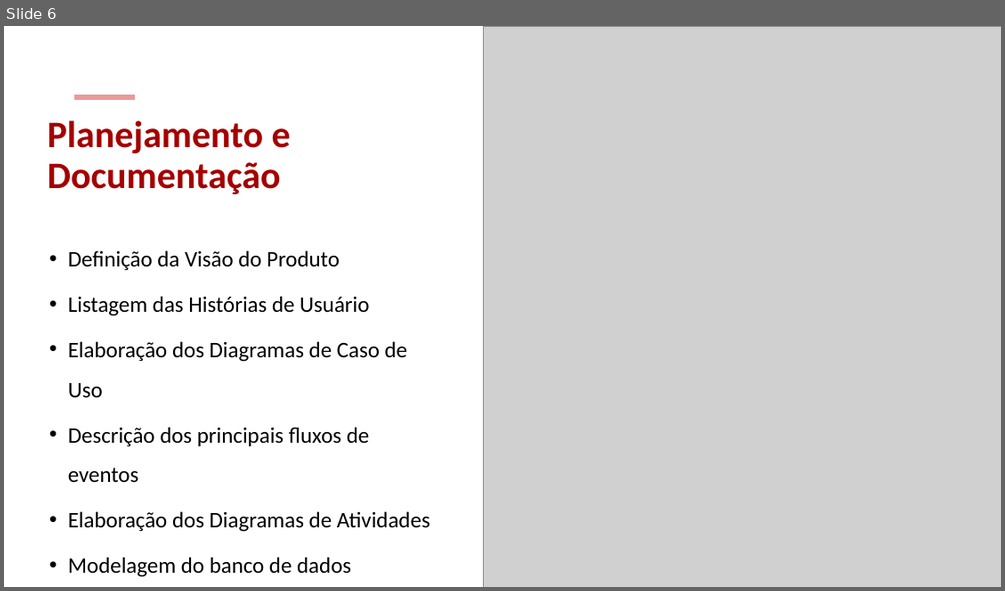
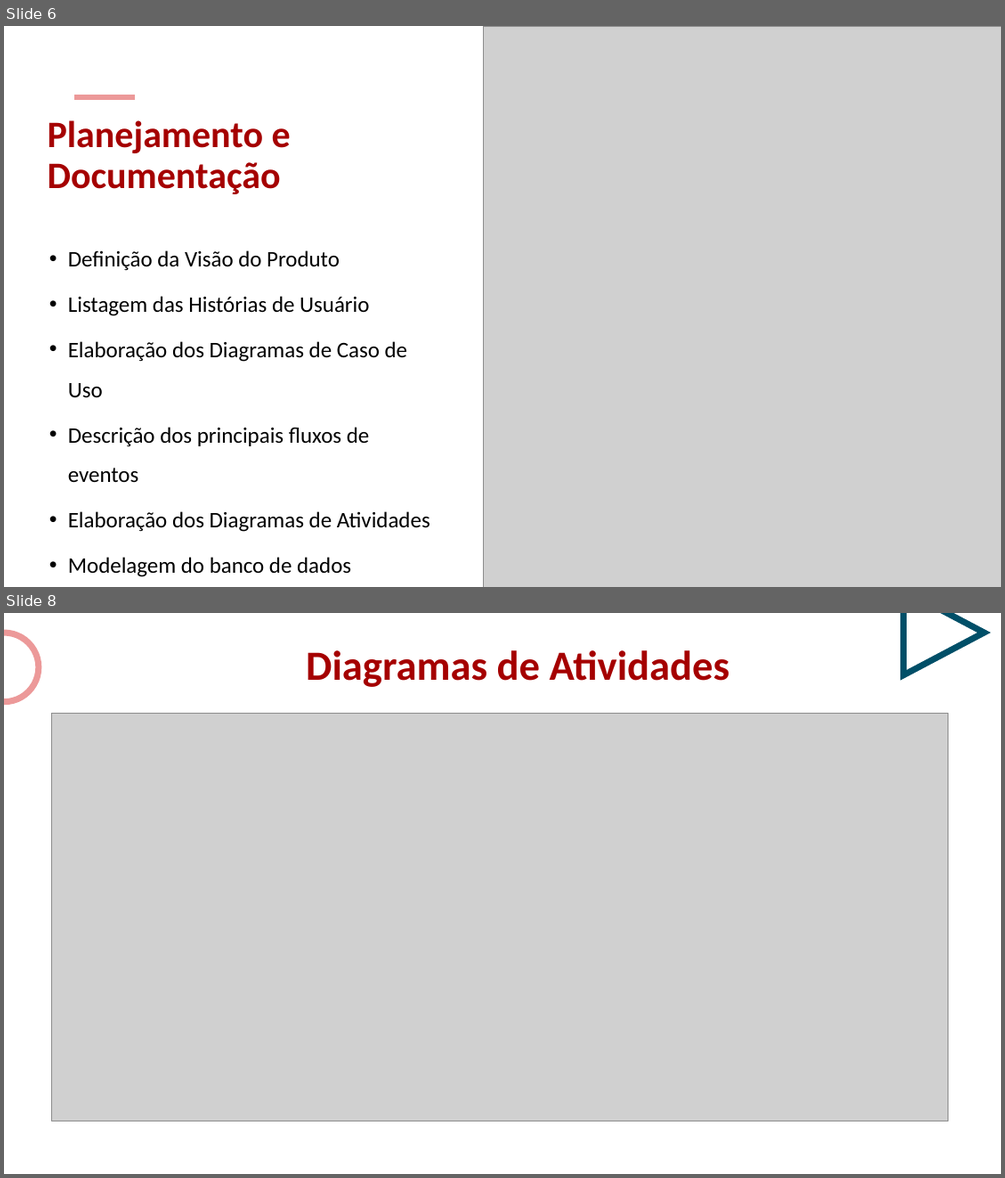
Before and after one commit to rodrigopolastro/portal-reposicoes-aulas-fatec, a slide deck: docs/Slides - Apresentação PI1.pptx. Shown one above the other, each under a label of ours: slide 6 before the commit, slides 6 and 8 after it; the slides between them are not shown. The pictures are 1005x591 and 1005x1178 pixels, drawn with LibreOffice and Linux fonts; fonts in the diff are those of the drawing; grey boxes stand for pictures. Boxes give left, top, right and bottom in pixels: in the first picture for what was removed or moved away, otherwise in the second. Text is boxed around its words. In the diff, an @@ line names an element or a change of style, - is before the commit and + after.

```diff
--- a/docs/Slides - Apresentação PI1.pptx
+++ b/docs/Slides - Apresentação PI1.pptx
@@ slide 8 added at <box>4,613,1001,1174</box>, background #FFFFFF @@
@@ ellipse added at <box>4,633,39,701</box>, outline #EC9999 6 pt @@
@@ triangle added at <box>904,613,985,675</box>, outline #004F68 6 pt @@
@@ title added at <box>306,650,730,687</box>, 40 pt, text #A50000, bold @@
+Diagramas de Atividades
@@ picture added at <box>52,713,947,1121</box> @@
```
Also in this commit, not shown: 2 slides changed, 3 other slides added, 1 slide removed, 8 other files.
